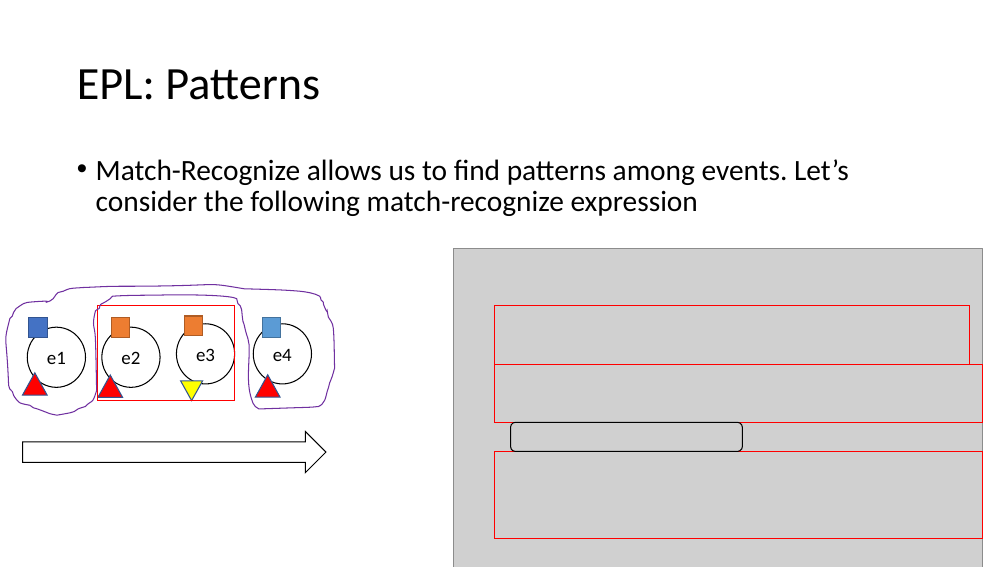
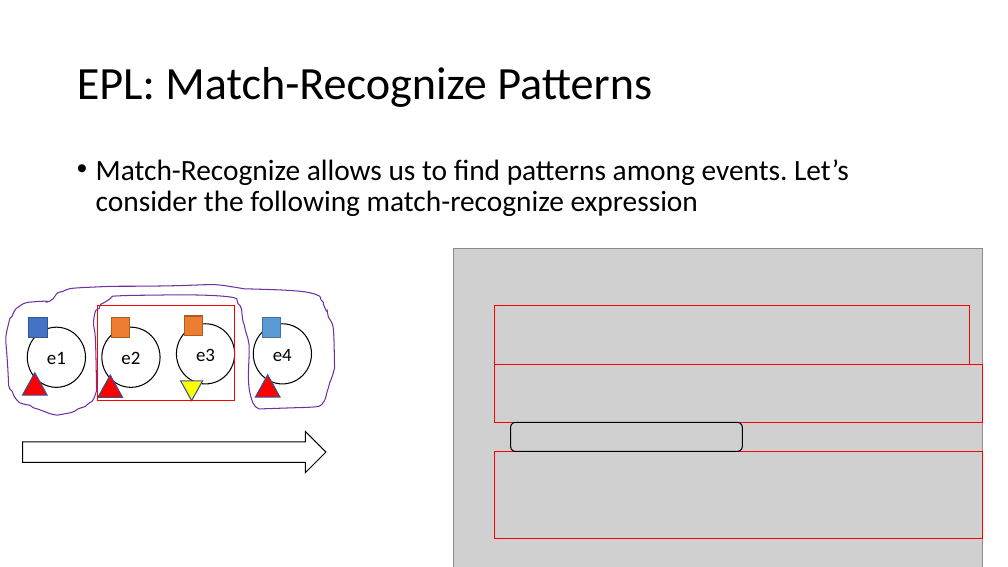
Before and after one commit to enercom25/sem3_24, a slide deck: slide 26 of CEPSem2024.pptx (slide 22 before the commit). Drawn at 1008x567 pixels with LibreOffice and Linux fonts; fonts in the diff are those of the drawing; grey boxes stand for pictures. Boxes give left, top, right and bottom in pixels: in the first picture for what was removed or moved away, otherwise in the second. Text is boxed around its words. In the diff, an @@ line names an element or a change of style, - is before the commit and + after.

```diff
--- a/CEPSem2024.pptx
+++ b/CEPSem2024.pptx
@@ title at (77, 67, 652, 107): text changed @@
-EPL: Patterns
+EPL: Match-Recognize Patterns
```
Also in this commit, not shown: 3 other slides changed, 11 slides added.
